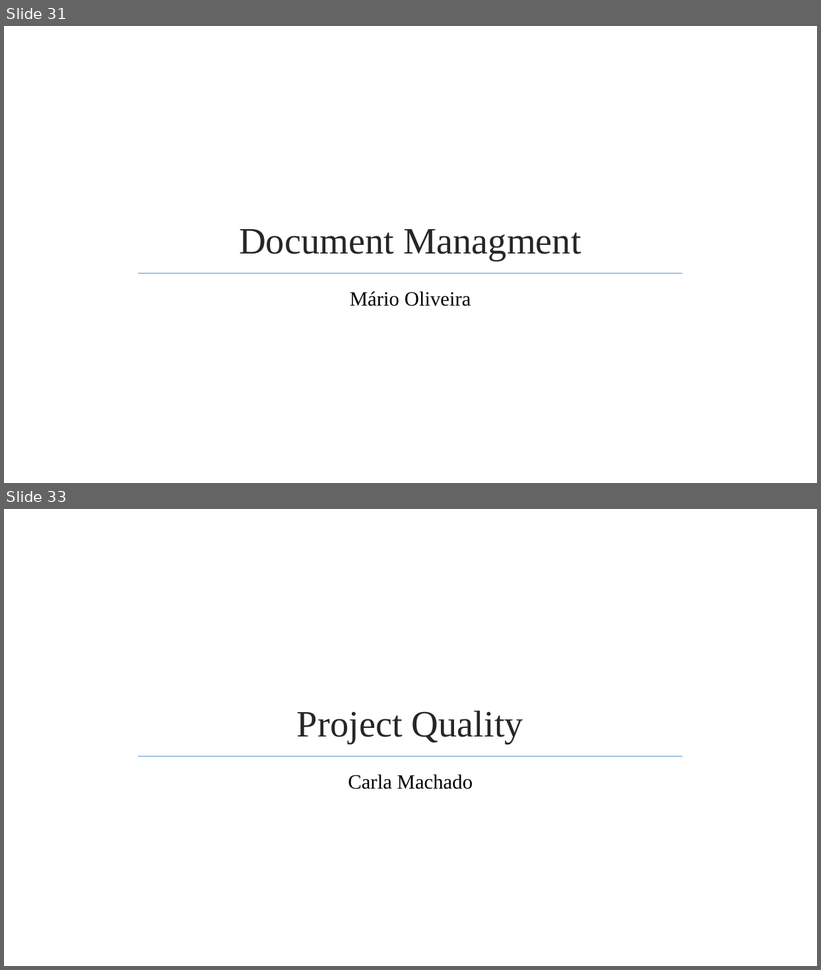
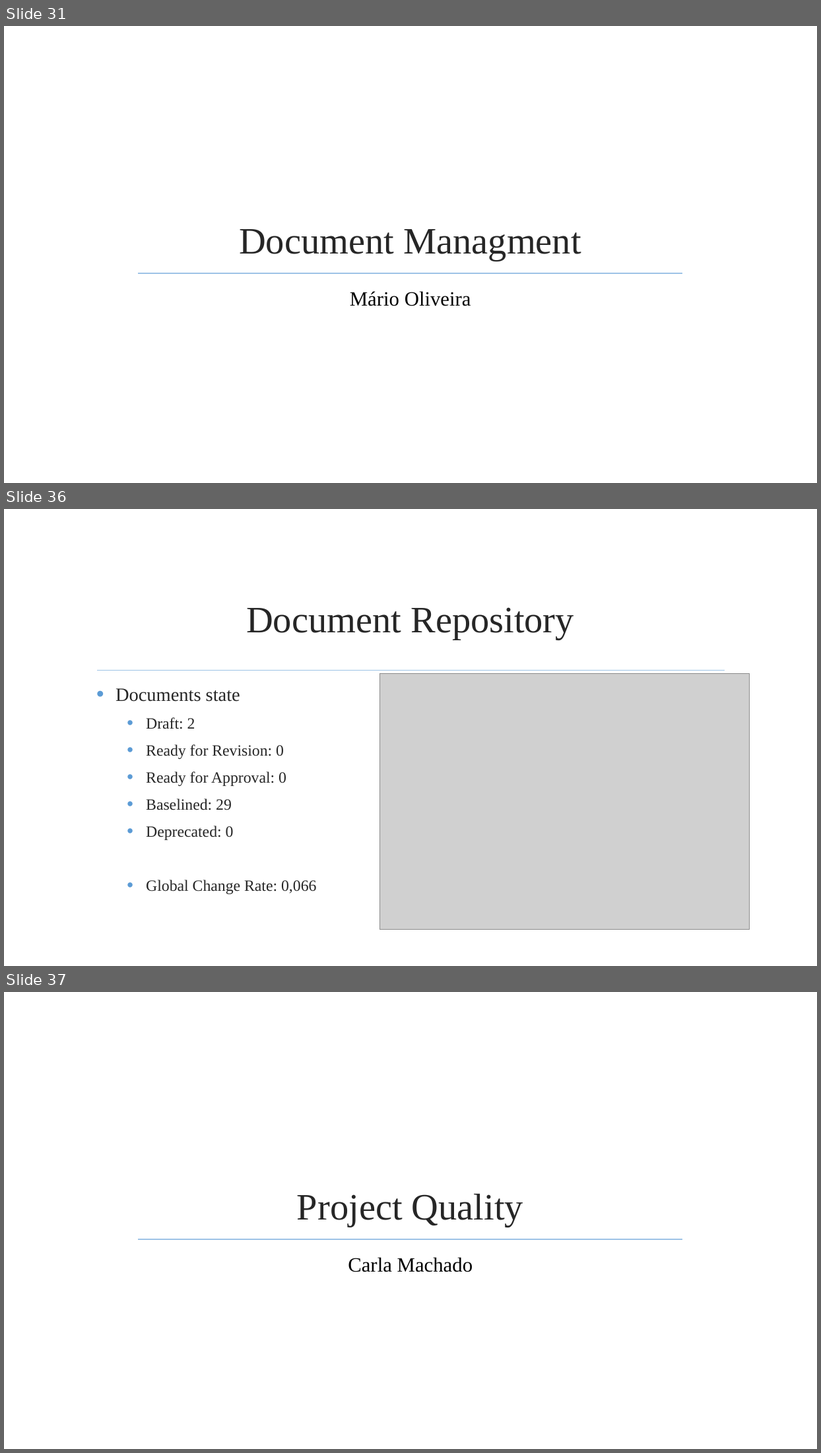
Before and after one commit to jmgirao/projetosoftware1213, a slide deck: Final Presentation/Presentation.pptx. Shown one above the other, each under a label of ours: slides 31 and 33 before the commit, slides 31, 36 and 37 after it; the slides between them are not shown. The pictures are 821x970 and 821x1453 pixels, drawn with LibreOffice and Linux fonts; fonts in the diff are those of the drawing; grey boxes stand for pictures; background and template pictures are left out. Boxes give left, top, right and bottom in pixels: in the first picture for what was removed or moved away, otherwise in the second. Text is boxed around its words. In the diff, an @@ line names an element or a change of style, - is before the commit and + after.

```diff
--- a/Final Presentation/Presentation.pptx
+++ b/Final Presentation/Presentation.pptx
@@ slide 36 added at box(4, 509, 817, 966), background picture (left out) @@
@@ title added at box(246, 607, 574, 640), 44 pt, text #262626 @@
+Document Repository
@@ line added from (97, 671) to (725, 671), #9DC3E6 1.25 pt @@
@@ picture added at box(380, 674, 749, 931) @@
@@ text added at box(116, 689, 316, 894), 18.5 pt, text #262626 @@
+• Documents state
+  • Draft: 2
+  • Ready for Revision: 0
+  • Ready for Approval: 0
+  • Baselined: 29
+  • Deprecated: 0
+  • Global Change Rate: 0,066
@@ what was slide 33 is now slide 37 @@
```
Also in this commit, not shown: 6 other slides added, 2 slides removed.
